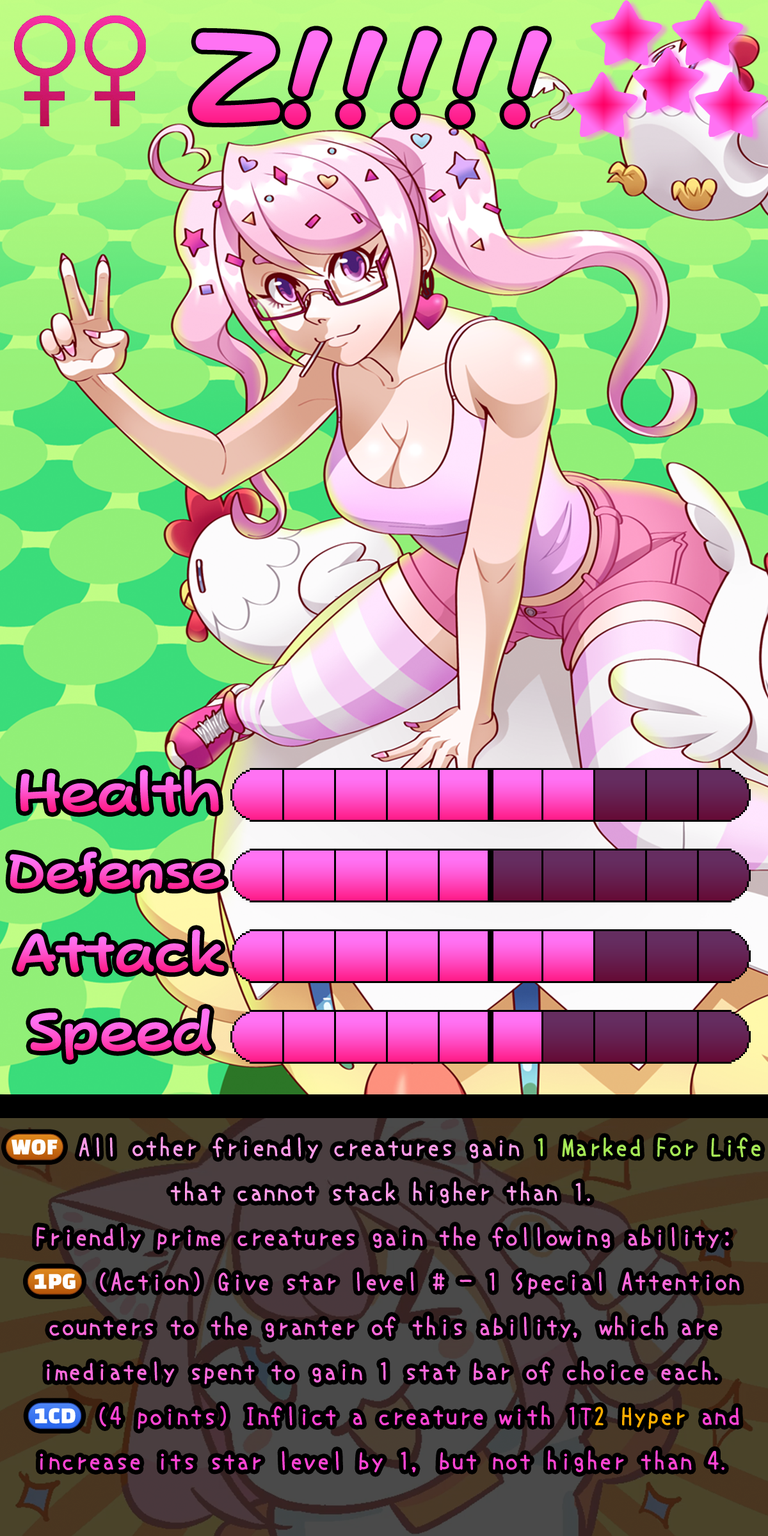
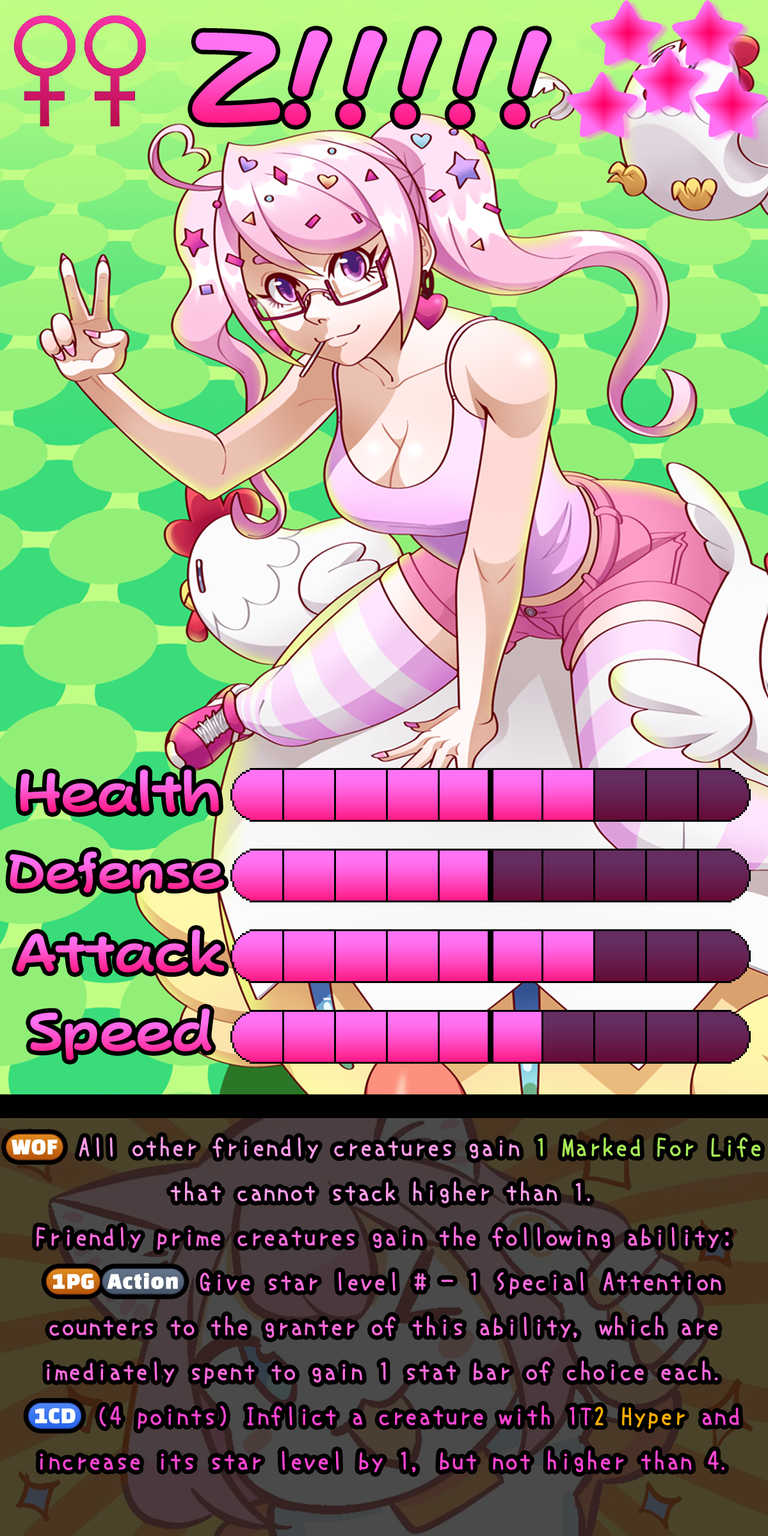
Revision of a layered 768×1536 image; what changed, layer by layer:
painted on "Ability" over left=27, top=1267, right=740, bottom=1295
